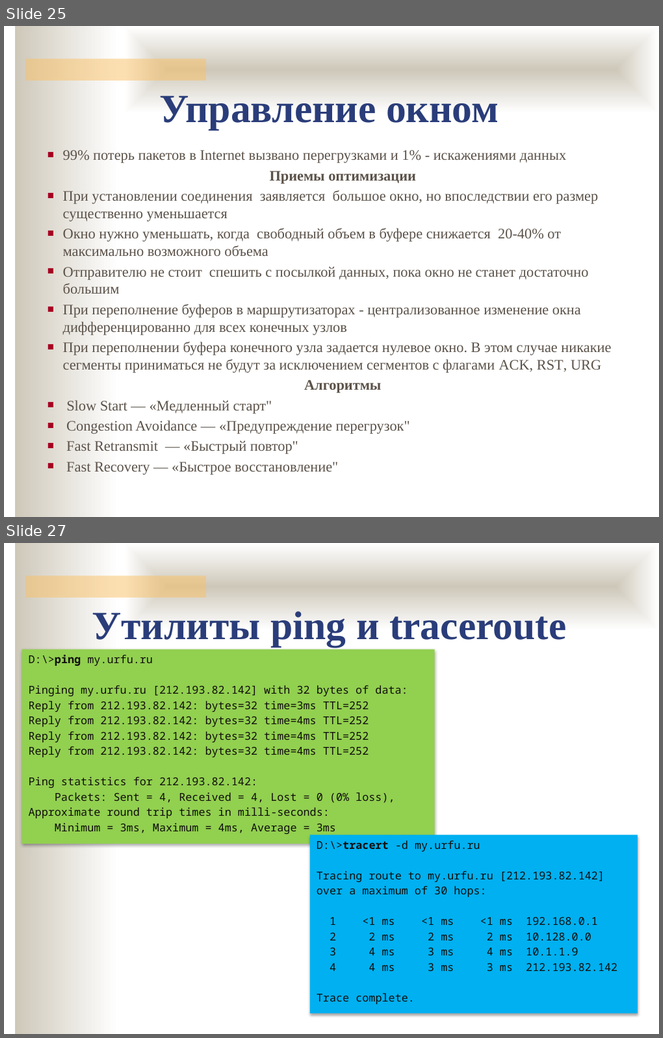
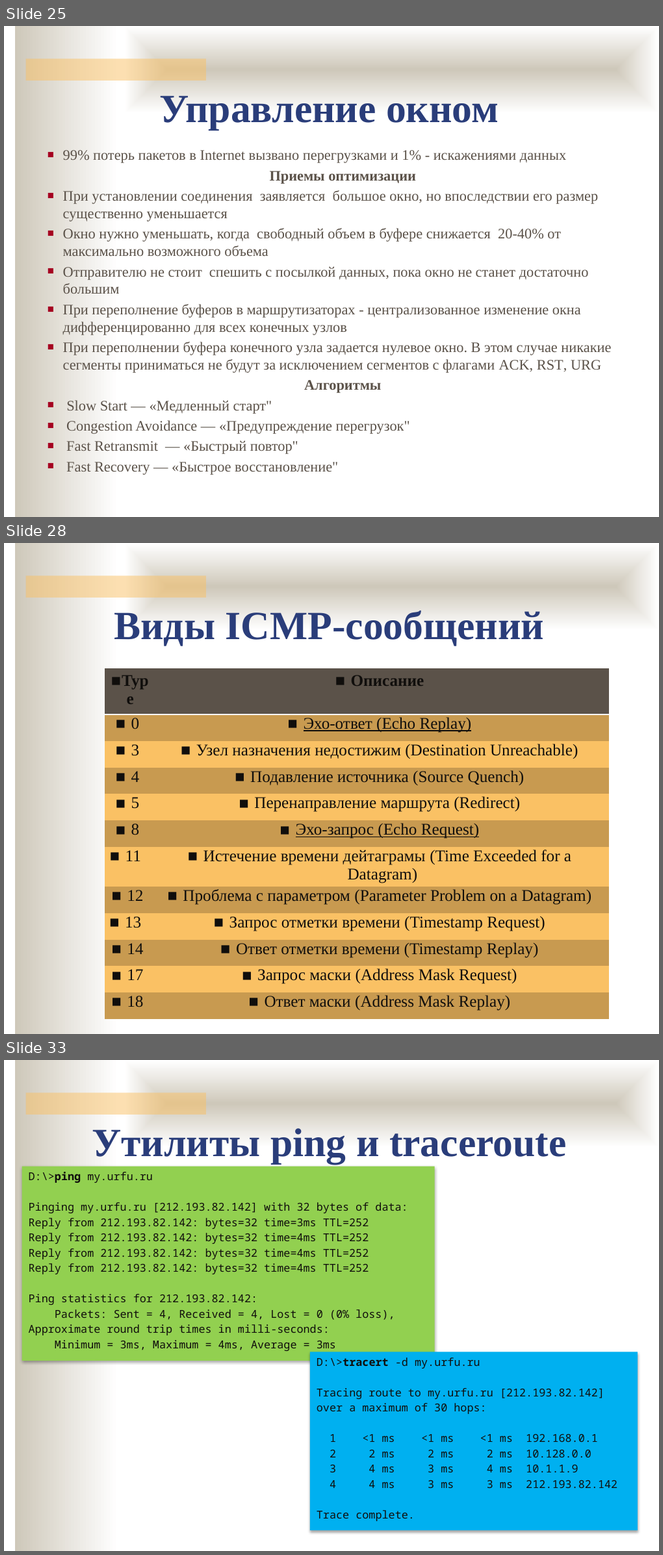
Before and after one commit to ukoloff/nets, a slide deck: lecture/11.pptx. Shown one above the other, each under a label of ours: slides 25 and 27 before the commit, slides 25, 28 and 33 after it; the slides between them are not shown. The pictures are 663x1038 and 663x1555 pixels, drawn with LibreOffice and Linux fonts; fonts in the diff are those of the drawing; background and template pictures are left out. Boxes give left, top, right and bottom in pixels: in the first picture for what was removed or moved away, otherwise in the second. Text is boxed around its words. In the diff, an @@ line names an element or a change of style, - is before the commit and + after.

```diff
--- a/lecture/11.pptx
+++ b/lecture/11.pptx
@@ slide 28 added at (x1=4, y1=543, x2=659, y2=1034), background #FFFFFF; not listed: 3 template elements that a slide beside it also shows @@
@@ text added at (x1=114, y1=611, x2=544, y2=646), 44 pt, text #2A3D7A, bold @@
+Виды ICMP-сообщений
@@ table added at (x1=105, y1=669, x2=610, y2=1014), 12 rows, 2 columns @@
+Type | Описание
+0 | Эхо-ответ (Echo Replay)
+3 | Узел назначения недостижим (Destination Unreachable)
+4 | Подавление источника (Source Quench)
+5 | Перенаправление маршрута (Redirect)
+8 | Эхо-запрос (Echo Request)
+11 | Истечение времени дейтаграмы (Time Exceeded for a Datagram)
+12 | Проблема с параметром (Parameter Problem on a Datagram)
+13 | Запрос отметки времени (Timestamp Request)
+14 | Ответ отметки времени (Timestamp Replay)
+17 | Запрос маски (Address Mask Request)
+18 | Ответ маски (Address Mask Replay)
@@ what was slide 27 is now slide 33 @@
```
Also in this commit, not shown: 1 slide changed, 5 other slides added.
